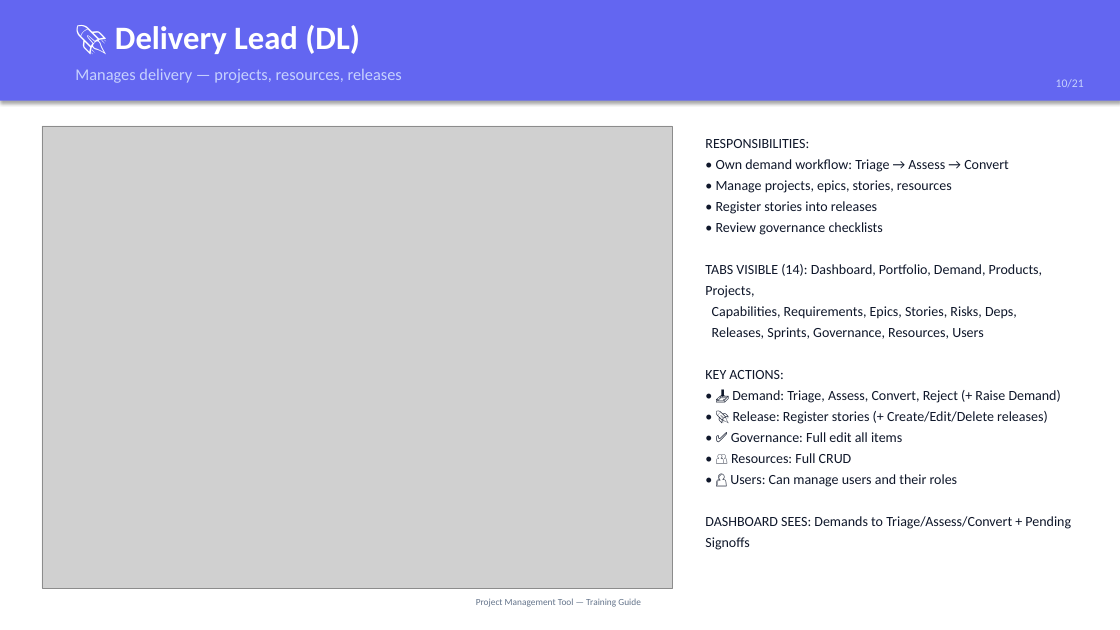
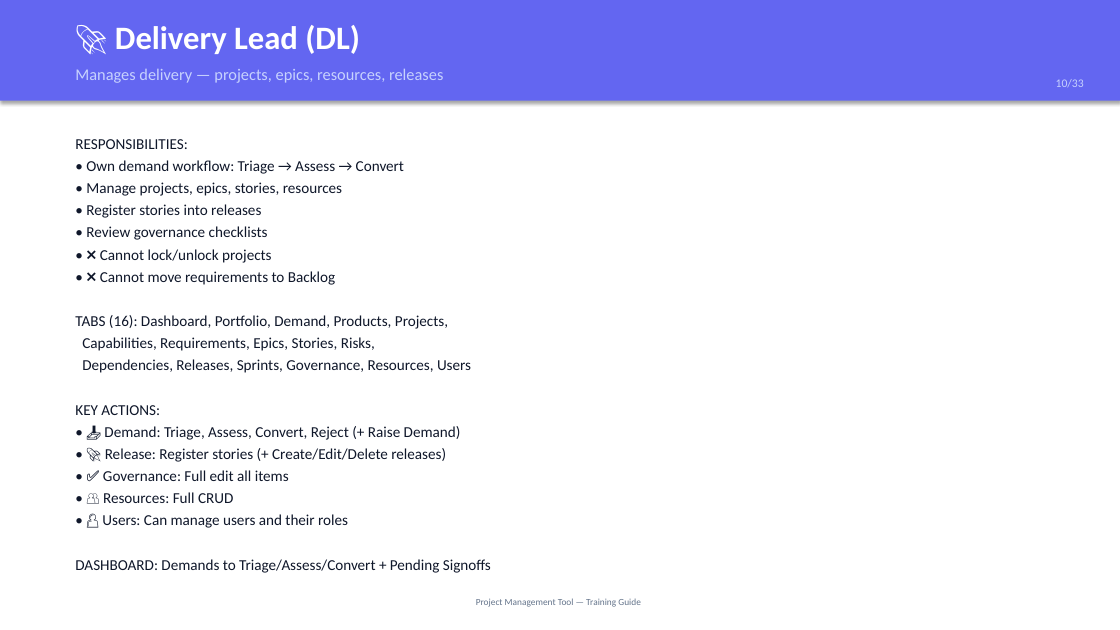
Before and after one commit to lusheng1123/project-management-tool-codeapp, a slide deck: slide 10 of Training-PM-Tool.pptx. Drawn at 1120x630 pixels with LibreOffice and Linux fonts; fonts in the diff are those of the drawing; grey boxes stand for pictures. Boxes give left, top, right and bottom in pixels: in the first picture for what was removed or moved away, otherwise in the second. Text is boxed around its words. In the diff, an @@ line names an element or a change of style, - is before the commit and + after.

Commit message:
feat: regenerate training PPT (33 slides)
Comprehensive training deck covering:
- Role matrix (8 roles × 18 tabs)
- 8 role deep-dives (permissions, restrictions)
- 17 page/functionality walkthroughs
- Project lock & requirement unlink feature
- Getting started quick reference
- All text-based (no screenshots)

```diff
--- a/Training-PM-Tool.pptx
+++ b/Training-PM-Tool.pptx
@@ text at (75, 69, 443, 83): text changed @@
-Manages delivery — projects, resources, releases
+Manages delivery — projects, epics, resources, releases
@@ picture removed at (42, 126, 672, 588) @@
@@ text at (75, 139, 491, 573): text changed; size 12 to 13 pt @@
-RESPONSIBILITIES:
-• Own demand workflow: Triage → Assess → Convert
-• Manage projects, epics, stories, resources
-• Register stories into releases
-• Review governance checklists
-TABS VISIBLE (14): Dashboard, Portfolio, Demand, Products, Projects,
-Capabilities, Requirements, Epics, Stories, Risks, Deps,
-Releases, Sprints, Governance, Resources, Users
-KEY ACTIONS:
-• 📥 Demand: Triage, Assess, Convert, Reject (+ Raise Demand)
-• 🚀 Release: Register stories (+ Create/Edit/Delete releases)
-• ✅ Governance: Full edit all items
-• 👥 Resources: Full CRUD
-• 👤 Users: Can manage users and their roles
-DASHBOARD SEES: Demands to Triage/Assess/Convert + Pending Signoffs
+RESPONSIBILITIES:
+• Own demand workflow: Triage → Assess → Convert
+• Manage projects, epics, stories, resources
+• Register stories into releases
+• Review governance checklists
+• ❌ Cannot lock/unlock projects
+• ❌ Cannot move requirements to Backlog
+TABS (16): Dashboard, Portfolio, Demand, Products, Projects,
+Capabilities, Requirements, Epics, Stories, Risks,
+Dependencies, Releases, Sprints, Governance, Resources, Users
+KEY ACTIONS:
+• 📥 Demand: Triage, Assess, Convert, Reject (+ Raise Demand)
+• 🚀 Release: Register stories (+ Create/Edit/Delete releases)
+• ✅ Governance: Full edit all items
+• 👥 Resources: Full CRUD
+• 👤 Users: Can manage users and their roles
+DASHBOARD: Demands to Triage/Assess/Convert + Pending Signoffs
```
Also in this commit, not shown: 19 other slides changed, 13 slides added, 1 slide removed, 1 other file.
